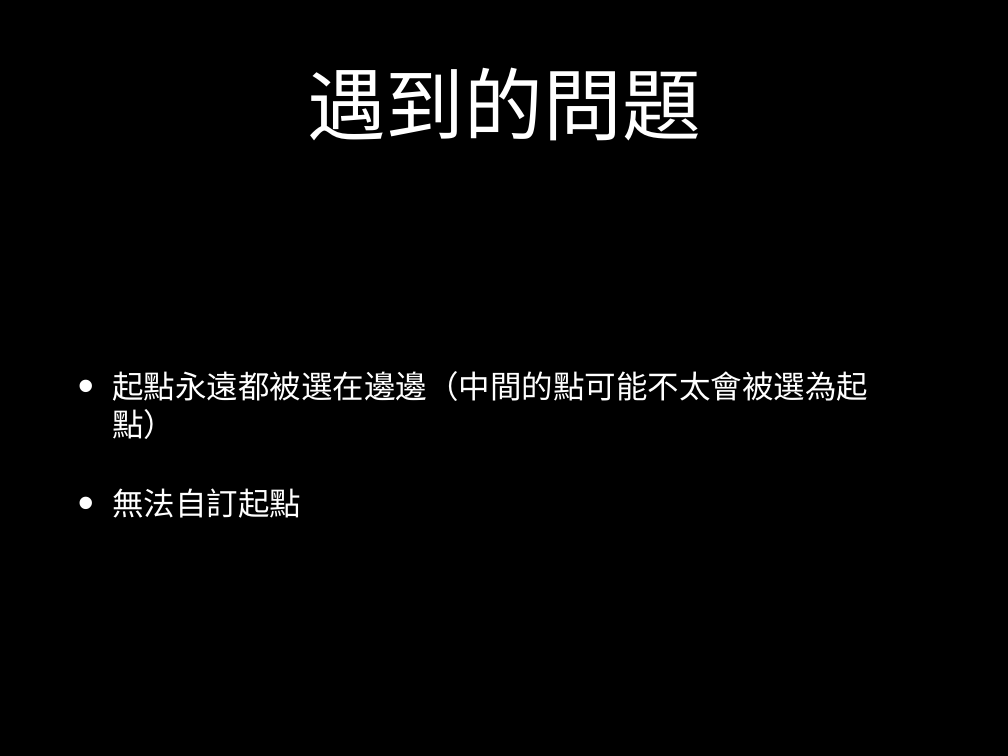
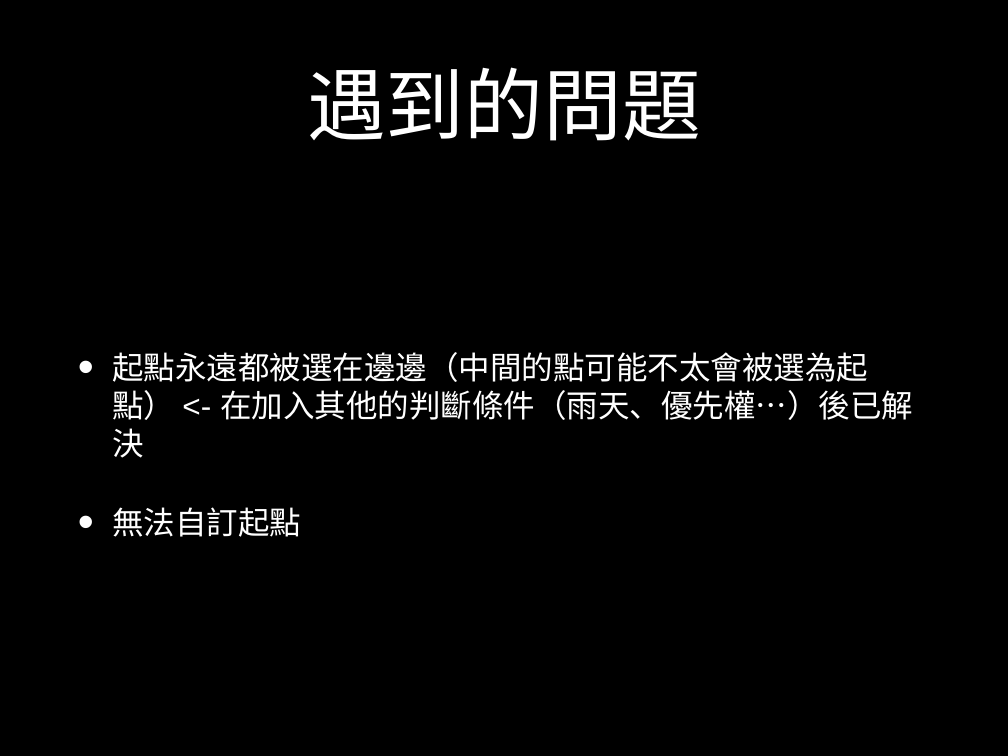
Before and after one commit to thootau99/genetic_algorithm_ai_practice, a slide deck: slide 11 of presertation.pptx (slide 10 before the commit). Drawn at 1008x756 pixels with LibreOffice and Linux fonts; fonts in the diff are those of the drawing. Boxes give left, top, right and bottom in pixels: in the first picture for what was removed or moved away, otherwise in the second. Text is boxed around its words. In the diff, an @@ line names an element or a change of style, - is before the commit and + after.

```diff
--- a/presertation.pptx
+++ b/presertation.pptx
@@ text at [112, 352, 913, 458]: text changed @@
-• 起點永遠都被選在邊邊（中間的點可能不太會被選為起點）
+• 起點永遠都被選在邊邊（中間的點可能不太會被選為起點） <- 在加入其他的判斷條件（雨天、優先權…）後已解決
```
Also in this commit, not shown: 2 other slides changed, 1 slide added, 1 other file.
